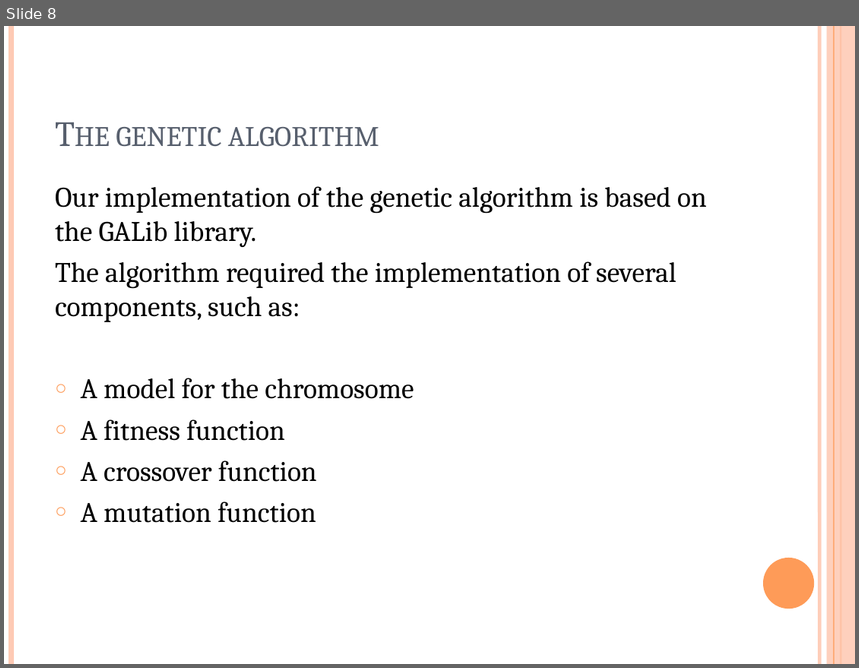
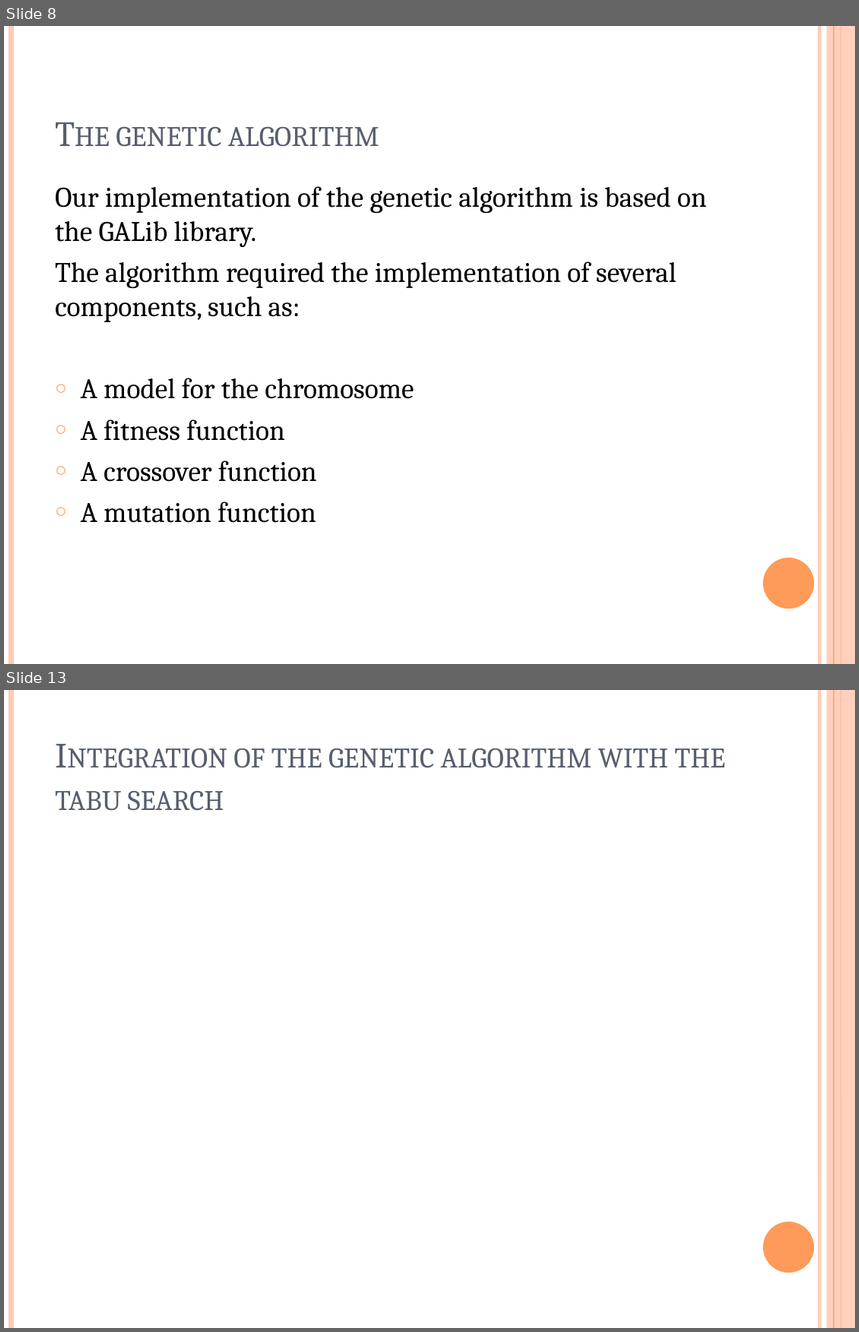
Before and after one commit to matteougolotti/OMA-Assignment, a slide deck: Documenti/OMA ASSIGNMENT 2014.pptx. Shown one above the other, each under a label of ours: slide 8 before the commit, slides 8 and 13 after it; the slides between them are not shown. The pictures are 859x668 and 859x1332 pixels, drawn with LibreOffice and Linux fonts; fonts in the diff are those of the drawing. Boxes give left, top, right and bottom in pixels: in the first picture for what was removed or moved away, otherwise in the second. Text is boxed around its words. In the diff, an @@ line names an element or a change of style, - is before the commit and + after.

```diff
--- a/Documenti/OMA ASSIGNMENT 2014.pptx
+++ b/Documenti/OMA ASSIGNMENT 2014.pptx
@@ slide 13 added at bbox=[4, 690, 855, 1328], background #FFFFFF; not listed: 6 template elements that a slide beside it also shows @@
@@ title added at bbox=[55, 749, 726, 811], 30 pt, text #575F6D, small capitals @@
+Integration of the genetic algorithm with the tabu search
```
Also in this commit, not shown: 6 other slides added.
